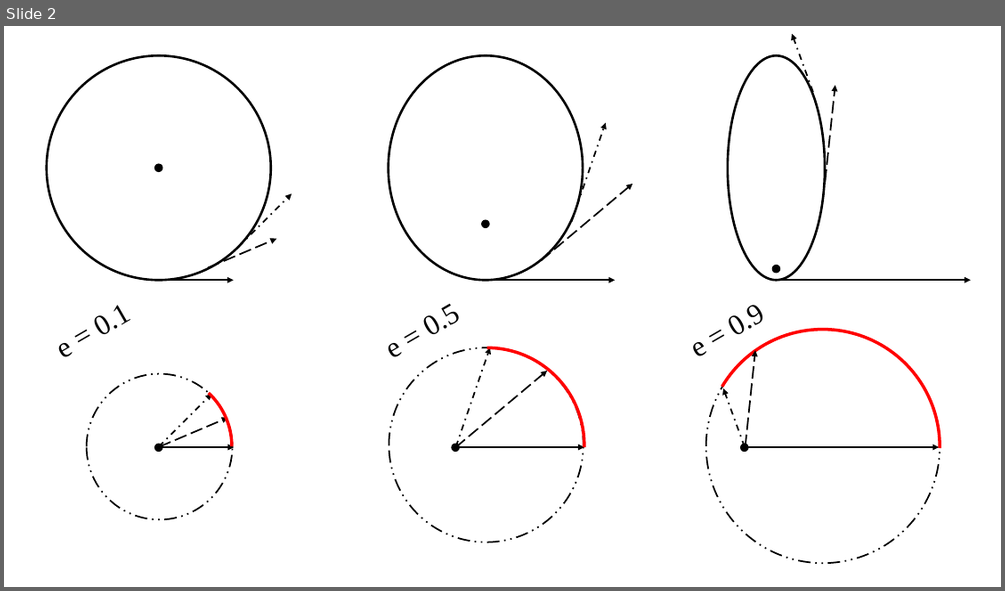
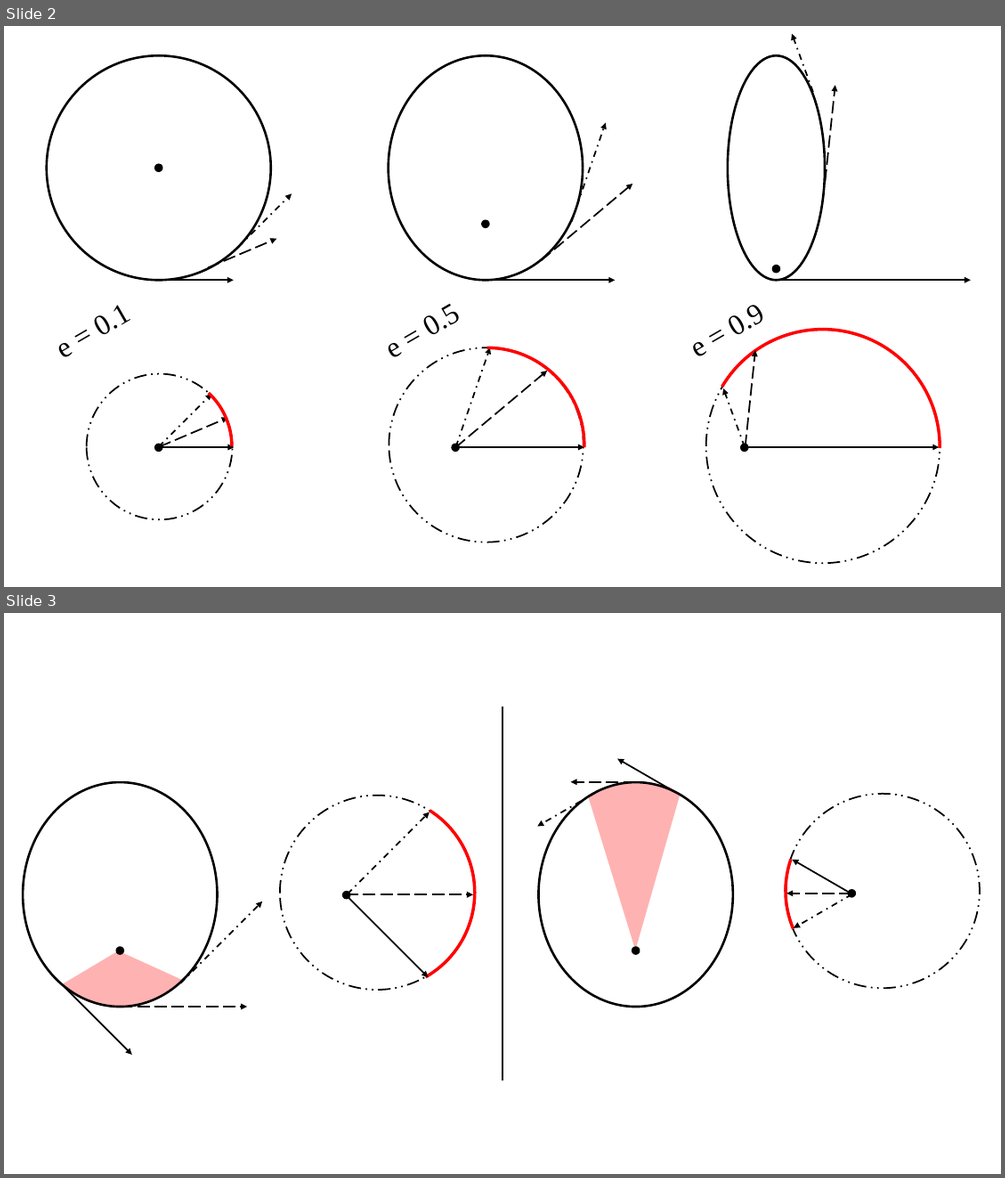
Before and after one commit to TigerHou2/xnav, a slide deck: journal/figures/hodographMapping.pptx. Shown one above the other, each under a label of ours: slide 2 before the commit, slides 2 and 3 after it. The pictures are 1005x591 and 1005x1178 pixels, drawn with LibreOffice and Linux fonts; fonts in the diff are those of the drawing. Boxes give left, top, right and bottom in pixels: in the first picture for what was removed or moved away, otherwise in the second. Text is boxed around its words. In the diff, an @@ line names an element or a change of style, - is before the commit and + after.

```diff
--- a/journal/figures/hodographMapping.pptx
+++ b/journal/figures/hodographMapping.pptx
@@ slide 3 added at <box>4,613,1001,1174</box>, background #FFFFFF @@
@@ line added from (502, 706) to (502, 1080), #000000 2.25 pt @@
@@ arrow added from (676, 793) to (617, 759), #000000 1.5 pt @@
@@ ellipse added at <box>23,782,217,1006</box>, outline #000000 2.25 pt @@
@@ ellipse added at <box>280,795,474,989</box>, outline #000000 1.5 pt dashed @@
@@ arc (boxed as its full ellipse) added at <box>281,795,475,989</box>, outline #FF0000 3 pt @@
@@ arrow added from (596, 793) to (537, 826), #000000 1.5 pt dashed @@
@@ ellipse added at <box>539,782,733,1006</box>, outline #000000 2.25 pt @@
@@ arrow added from (636, 782) to (571, 782), #000000 1.5 pt dashed @@
@@ freeform shape added at <box>588,781,680,950</box>, fill #FF0000 at 30% opacity @@
@@ ellipse added at <box>785,794,979,989</box>, outline #000000 1.5 pt dashed @@
@@ arc (boxed as its full ellipse) added at <box>785,794,979,989</box>, outline #FF0000 3 pt @@
@@ arrow added from (348, 894) to (429, 811), #000000 1.5 pt dashed @@
@@ arrow added from (850, 892) to (793, 859), #000000 1.5 pt @@
@@ arrow added from (180, 983) to (263, 900), #000000 1.5 pt dashed @@
@@ ellipse added at <box>343,892,350,899</box>, fill #000000, outline #000000 1 pt @@
@@ arrow added from (346, 895) to (473, 895), #000000 1.5 pt dashed @@
@@ arrow added from (347, 895) to (428, 977), #000000 1.5 pt @@
@@ arrow added from (852, 893) to (787, 893), #000000 1.5 pt dashed @@
@@ arrow added from (852, 894) to (793, 928), #000000 1.5 pt dashed @@
@@ ellipse added at <box>849,890,856,897</box>, fill #000000, outline #000000 1 pt @@
@@ freeform shape added at <box>62,947,186,1012</box>, fill #FF0000 at 30% opacity @@
@@ ellipse added at <box>116,947,123,954</box>, fill #000000, outline #000000 1 pt @@
@@ ellipse added at <box>632,947,639,954</box>, fill #000000, outline #000000 1 pt @@
@@ arrow added from (50, 973) to (132, 1054), #000000 1.5 pt @@
@@ arrow added from (120, 1006) to (247, 1006), #000000 1.5 pt dashed @@
```
Also in this commit, not shown: 1 slide removed, 37 other files.
